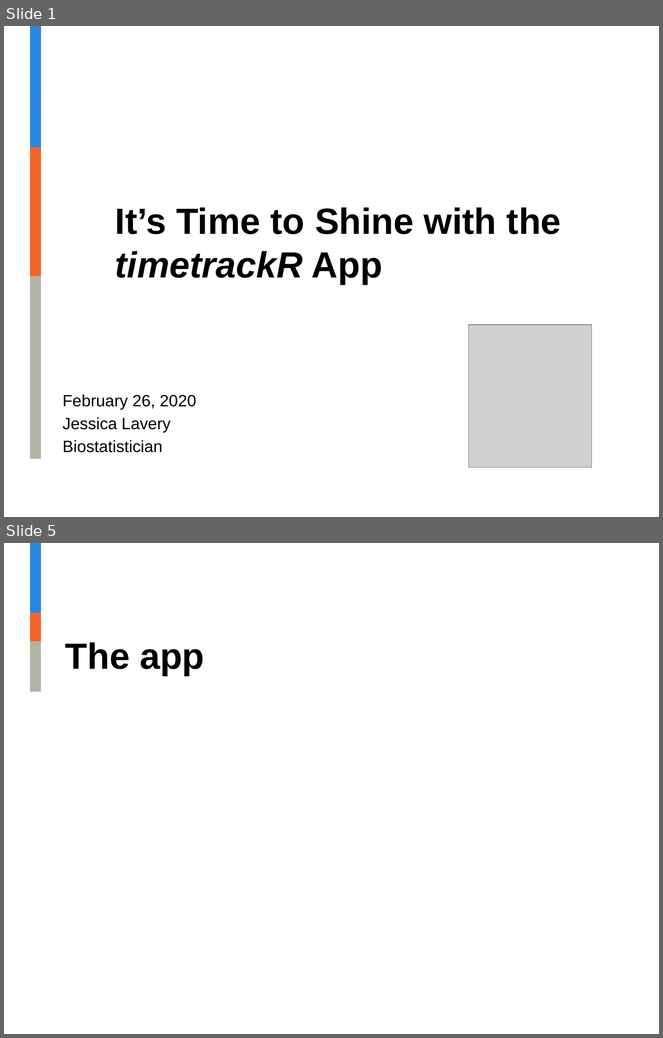
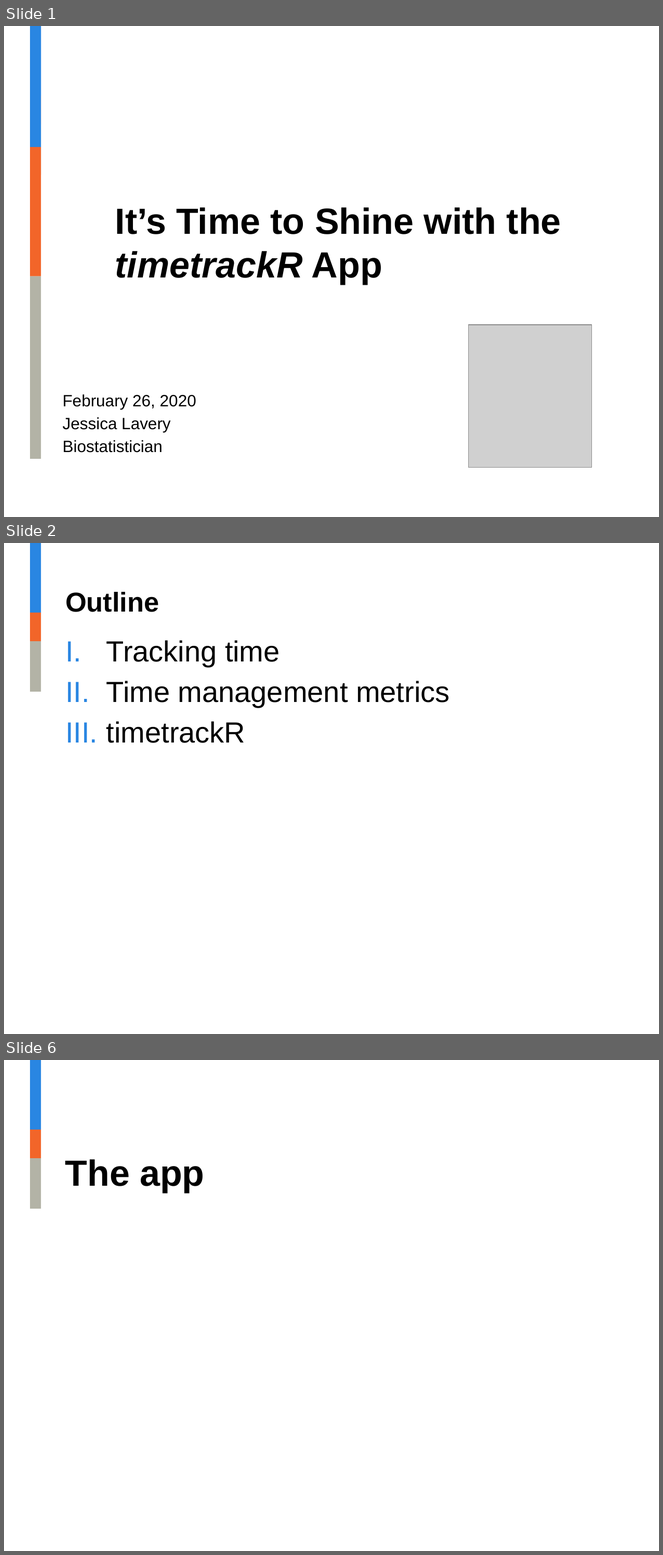
Before and after one commit to jalavery/timetrackR, a slide deck: Project management shiny app presentation.pptx. Shown one above the other, each under a label of ours: slides 1 and 5 before the commit, slides 1, 2 and 6 after it; the slides between them are not shown. The pictures are 663x1038 and 663x1555 pixels, drawn with LibreOffice and Linux fonts; fonts in the diff are those of the drawing; grey boxes stand for pictures; background and template pictures are left out. Boxes give left, top, right and bottom in pixels: in the first picture for what was removed or moved away, otherwise in the second. Text is boxed around its words. In the diff, an @@ line names an element or a change of style, - is before the commit and + after.

```diff
--- a/Project management shiny app presentation.pptx
+++ b/Project management shiny app presentation.pptx
@@ slide 2 added at [4,543,659,1034], background #FFFFFF; not listed: 3 template elements that a slide beside it also shows @@
@@ title added at [65,592,159,612], 30 pt, text #000000, bold @@
+Outline
@@ text added at [106,640,450,743], 32 pt, text #000000 @@
+I. Tracking time
+II. Time management metrics
+III. timetrackR
@@ what was slide 5 is now slide 6 @@
```
Also in this commit, not shown: 6 slides changed, 2 other slides added, 2 slides removed, 4 other files.
